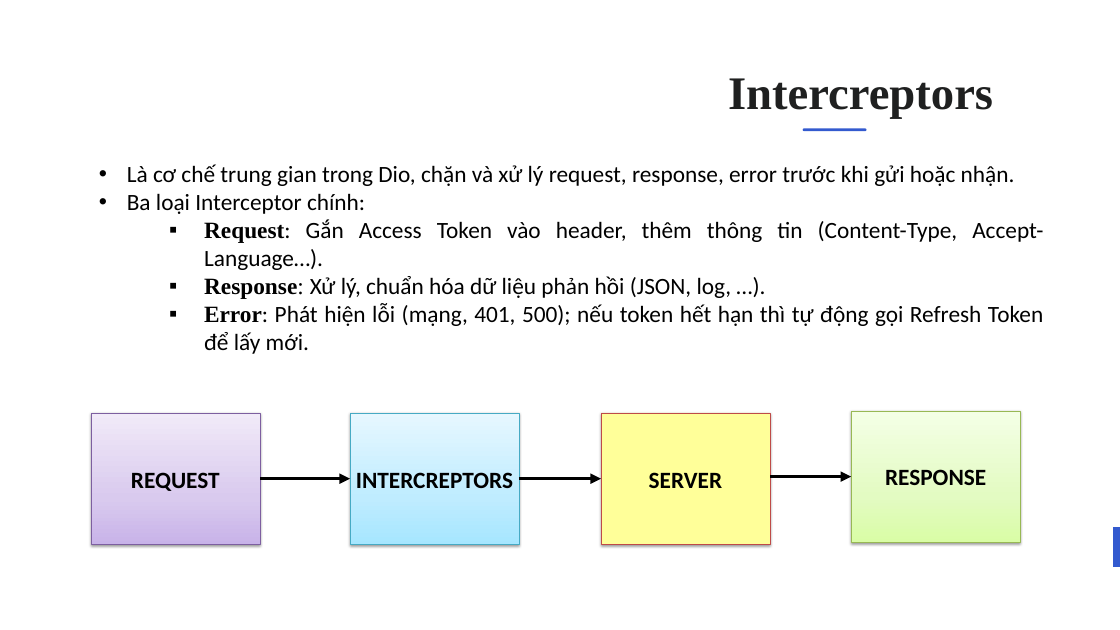
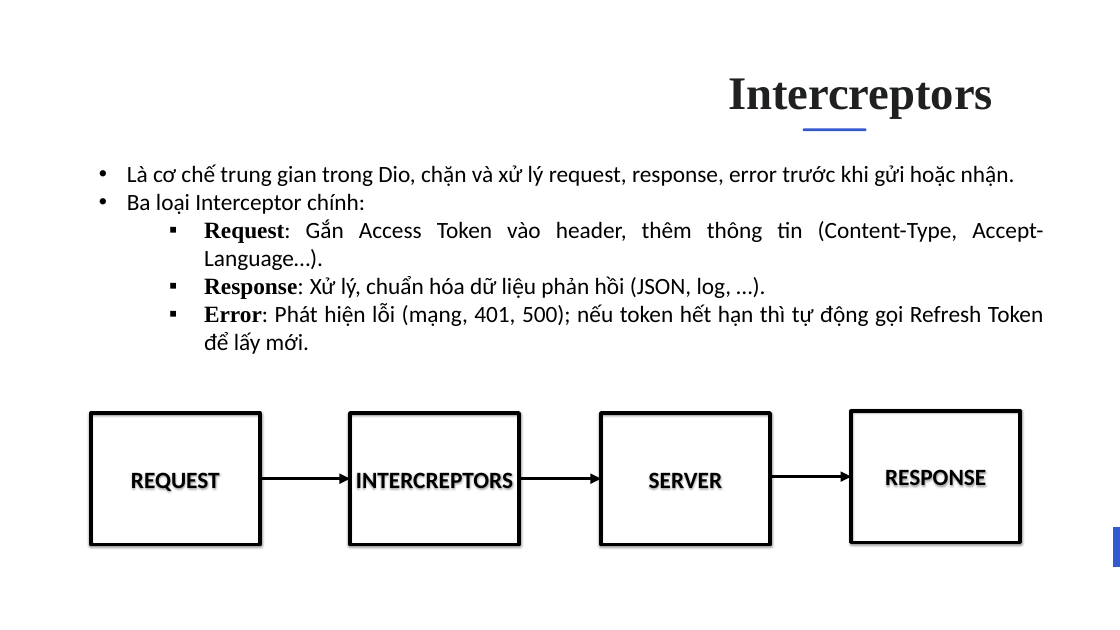
Before and after one commit to tiendat22ktmt2/baocaochude9, a slide deck: slide 21 of BaoCaovaSlide/baocaochude9_slide.pptx. Drawn at 1120x630 pixels with LibreOffice and Linux fonts; fonts in the diff are those of the drawing; background and template pictures are left out. Boxes give left, top, right and bottom in pixels: in the first picture for what was removed or moved away, otherwise in the second. Text is boxed around its words. In the diff, an @@ line names an element or a change of style, - is before the commit and + after.

```diff
--- a/BaoCaovaSlide/baocaochude9_slide.pptx
+++ b/BaoCaovaSlide/baocaochude9_slide.pptx
@@ rectangle "REQUEST" at (91,413,260,545): fill gradient #C9B5E8 to #D8CBEE to #F0EAF9 to none; outline #7D60A0 0.75 pt to #000000 4.5 pt @@
@@ rectangle "INTERCREPTORS" at (350,413,519,545): fill gradient #A7E6FF to #C1EDFF to #E7F8FF to none; outline #46AAC5 0.75 pt to #000000 4.5 pt @@
@@ rectangle "SERVER" at (601,413,770,545): fill #FFFF99 to none; outline #BF4C48 0.75 pt to #000000 4.5 pt @@
@@ rectangle "RESPONSE" at (851,411,1020,543): fill gradient #DAFDA7 to #E4FCC2 to #F5FFE7 to none; outline #98B955 0.75 pt to #000000 4.5 pt @@
```
Also in this commit, not shown: 1 other slide changed, 3 slides added, 1 slide removed, 1 other file.
